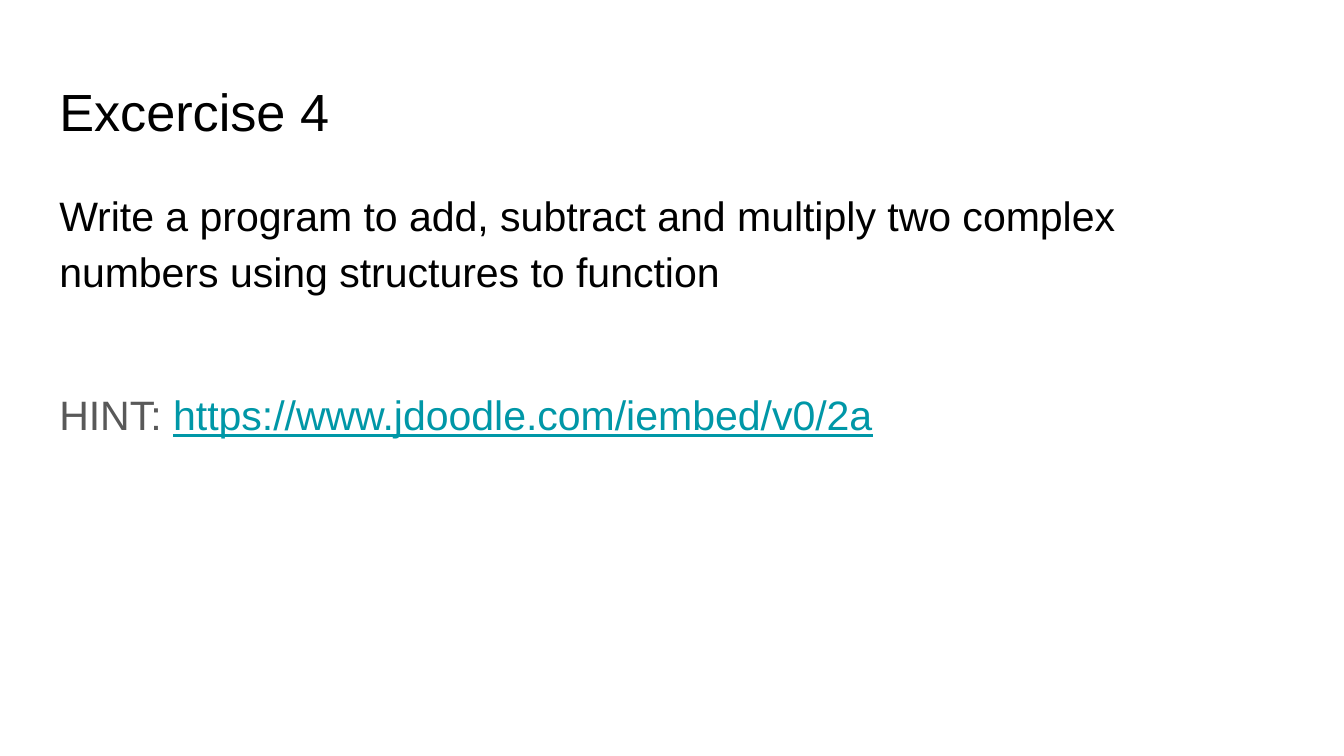
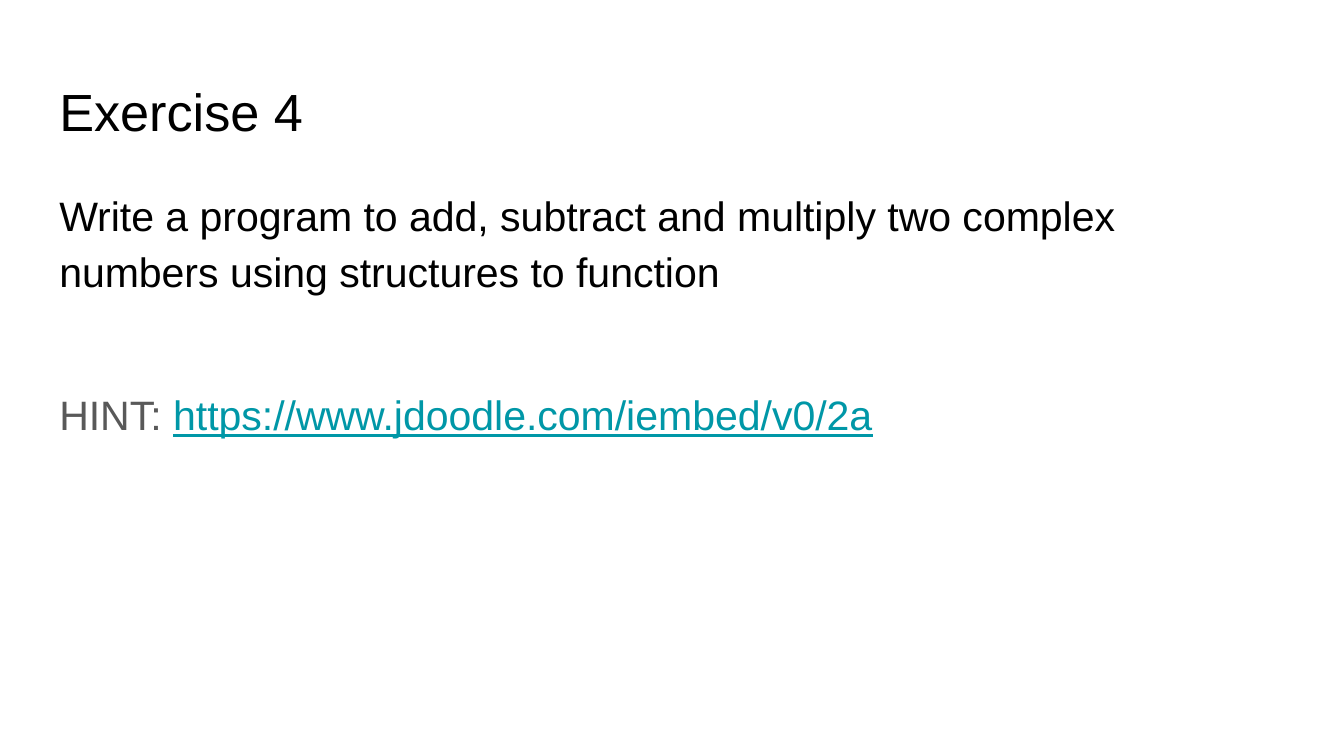
Before and after one commit to ramitgarg/Learnings-for-students, a slide deck: slide 26 of C Laguage/C language Part 3 - Structure and Union.pptx (slide 23 before the commit). Drawn at 1344x756 pixels with LibreOffice and Linux fonts; fonts in the diff are those of the drawing. Boxes give left, top, right and bottom in pixels: in the first picture for what was removed or moved away, otherwise in the second. Text is boxed around its words. In the diff, an @@ line names an element or a change of style, - is before the commit and + after.

```diff
--- a/C Laguage/C language Part 3 - Structure and Union.pptx
+++ b/C Laguage/C language Part 3 - Structure and Union.pptx
@@ title at [59, 93, 303, 132]: text changed @@
-Excercise 4
+Exercise 4
```
Also in this commit, not shown: 5 other slides changed, 3 slides added.
